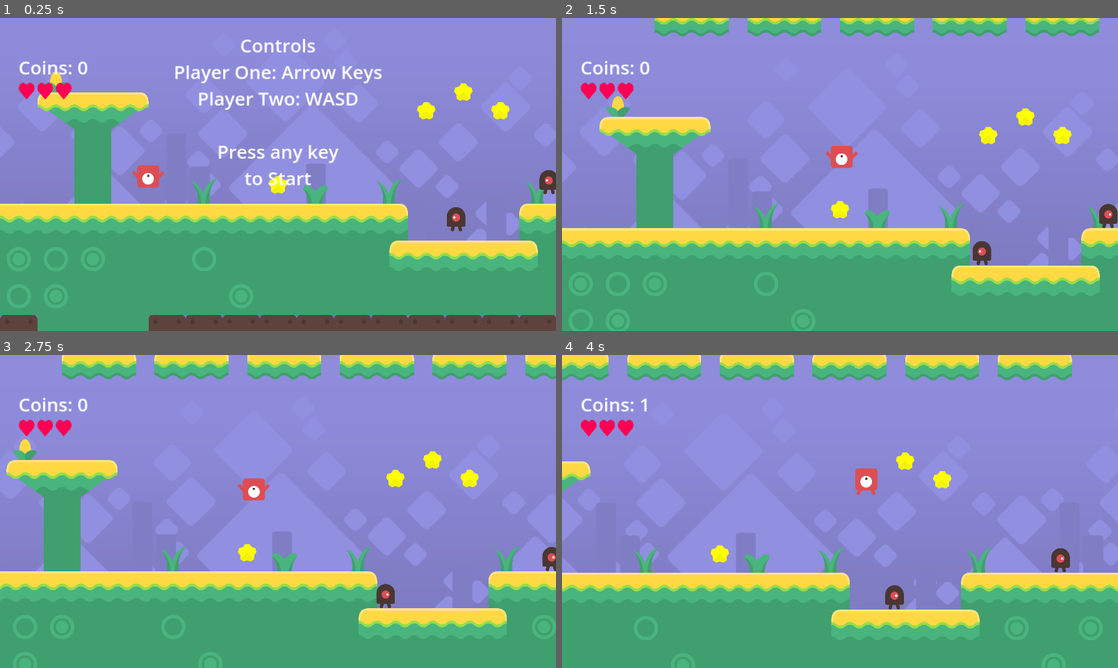
Above: before the commit, frames 1-4 (two rows, left to right).
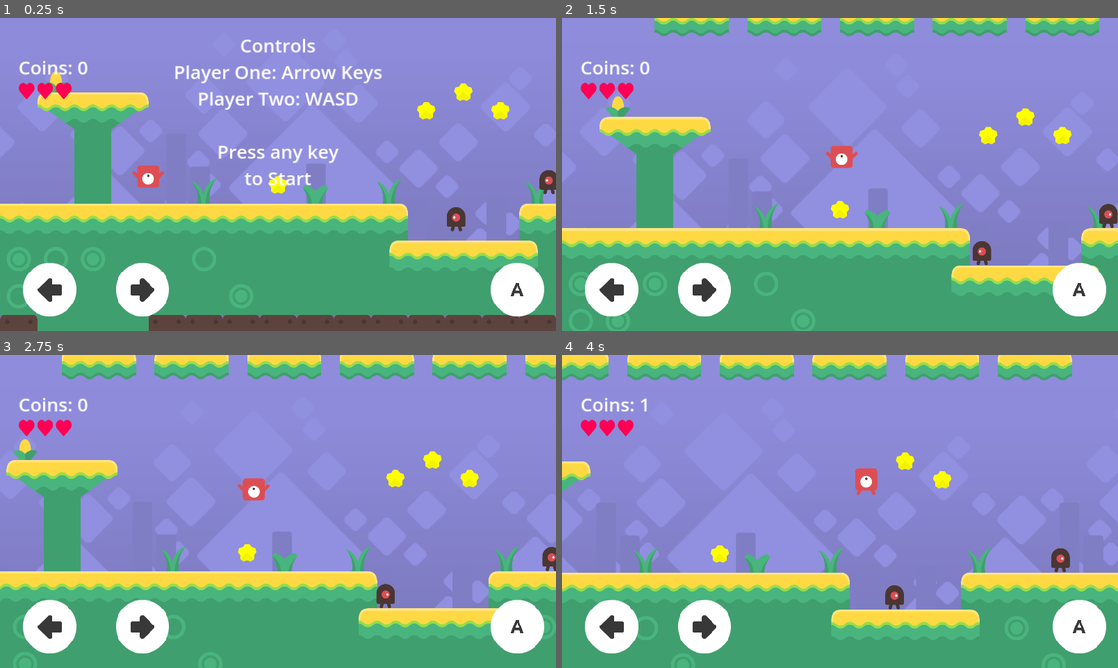
Above: after the commit, the same moments.

Repository: endlessm/moddable-platformer
Game: Godot game, scene res://main.tscn
The game is run twice, just before and just after one commit, with the same random seed, the same clock (stepped at 60 frames per second) and the same inputs.
Inputs (mouse positions are in pixels of both pictures, inside the frame that each line leads up to):
- Up to frame 1 (0.25 s): no input
- Up to frame 2 (1.5 s): tap Enter at 0.5 s; move the mouse to (962, 158) at 0.52 s; hold Right (player_1_right) from 0.53 s (still down); tap Up (player_1_jump) at 0.6, 0.77, 1.07 s; click (962, 158) at 0.67 s; move the mouse to (728, 190) at 1.27 s; tap A (player_2_left) at 1.35 s
- Up to frame 3 (2.75 s): tap Up (player_1_jump) at 1.52, 1.55, 1.82, 2.3 s; move the mouse to (333, 442) at 2.02 s; release Right (player_1_right) at 2.03 s; hold Left (player_1_left) from 2.03 s (still down); tap D (player_2_right) at 2.1 s
- Up to frame 4 (4 s): move the mouse to (812, 574) at 2.77 s; release Left (player_1_left) at 2.78 s; hold Right (player_1_right) from 2.78 s (still down); tap Up (player_1_jump) at 2.85, 3.02, 3.32, 3.77, 3.8 s; click (812, 574) at 2.92 s; move the mouse to (1006, 558) at 3.52 s; tap A (player_2_left) at 3.6 s

The runs differ from the first frame. In frame 1, 3.9% of the frame differs, in the area x 4-98%, y 78-96%; in frame 2, 3.9%; in frame 3, 3.9%; in frame 4, 3.9%.

Commit message:
Add touchscreen controls to HUD and cleaned up extra assets
- Added PNG assets and nodes required for touchscreen controls.
- Implemented three touchscreen buttons using Control UI and button nodes.
- Enabled touchscreen-only visibility and updated unhandled input logic for HUD.
- Adjusted buttons for better alignment and functionality.
- Removed unused assets, files, and scenes accidentally included in the project.

Diff:
--- a/hud.tscn
+++ b/hud.tscn
@@ -1,7 +1,10 @@
-[gd_scene load_steps=3 format=3 uid="uid://jt80gv02u4f2"]
+[gd_scene load_steps=6 format=3 uid="uid://jt80gv02u4f2"]
 
 [ext_resource type="Script" path="res://scripts/hud.gd" id="1_8msyy"]
 [ext_resource type="Texture2D" uid="uid://d3um1i1lgu153" path="res://assets/heart.png" id="2_yyptq"]
+[ext_resource type="Texture2D" uid="uid://c6ic03u2yvnk6" path="res://assets/controls/flatLightLeft.png" id="3_cxgb6"]
+[ext_resource type="Texture2D" uid="uid://dsght3iwomray" path="res://assets/controls/flatLightRight.png" id="4_x1c4s"]
+[ext_resource type="Texture2D" uid="uid://crocudarwwiec" path="res://assets/controls/flatLightA.png" id="5_p3p2e"]
 
 [node name="HUD" type="CanvasLayer"]
 script = ExtResource("1_8msyy")
@@ -98,3 +101,30 @@
 texture = ExtResource("2_yyptq")
 expand_mode = 1
 stretch_mode = 1
+
+[node name="MovePlayerLeft" type="TouchScreenButton" parent="."]
+texture_filter = 1
+position = Vector2(80, 845)
+scale = Vector2(2.3, 2.3)
+texture_normal = ExtResource("3_cxgb6")
+passby_press = true
+action = "player_1_left"
+visibility_mode = 1
+
+[node name="MovePlayerRight" type="TouchScreenButton" parent="."]
+texture_filter = 1
+position = Vector2(400, 845)
+scale = Vector2(2.3, 2.3)
+texture_normal = ExtResource("4_x1c4s")
+passby_press = true
+action = "player_1_right"
+visibility_mode = 1
+
+[node name="Jump" type="TouchScreenButton" parent="."]
+texture_filter = 1
+position = Vector2(1695, 845)
+scale = Vector2(2.3, 2.3)
+texture_normal = ExtResource("5_p3p2e")
+passby_press = true
+action = "player_1_jump"
+visibility_mode = 1
--- a/scripts/hud.gd
+++ b/scripts/hud.gd
@@ -31,6 +31,7 @@
 			event is InputEventKey
 			or event is InputEventJoypadButton
 			or event is InputEventJoypadMotion
+			or event is InputEventScreenTouch
 		)
 		and %Start.is_visible_in_tree()
 	):
Binary file added: assets/controls/flatDarkA.png
Not shown, added: assets/controls/flatDarkA.png.import
Binary file added: assets/controls/flatDarkB.png
Not shown, added: assets/controls/flatDarkB.png.import
Binary file added: assets/controls/flatDarkDown.png
Not shown, added: assets/controls/flatDarkDown.png.import
Binary file added: assets/controls/flatDarkLeft.png
Not shown, added: assets/controls/flatDarkLeft.png.import
Binary file added: assets/controls/flatDarkRight.png
Not shown, added: assets/controls/flatDarkRight.png.import
Binary file added: assets/controls/flatDarkUp.png
Not shown, added: assets/controls/flatDarkUp.png.import
(and 12 more such lines)
